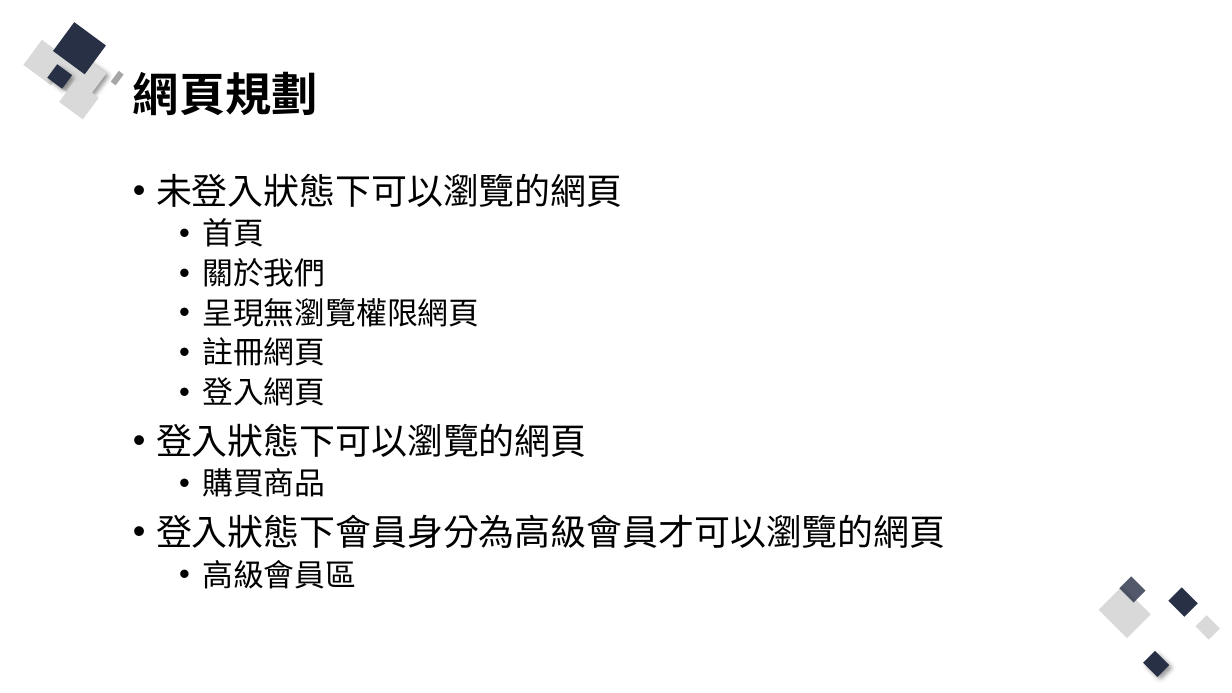
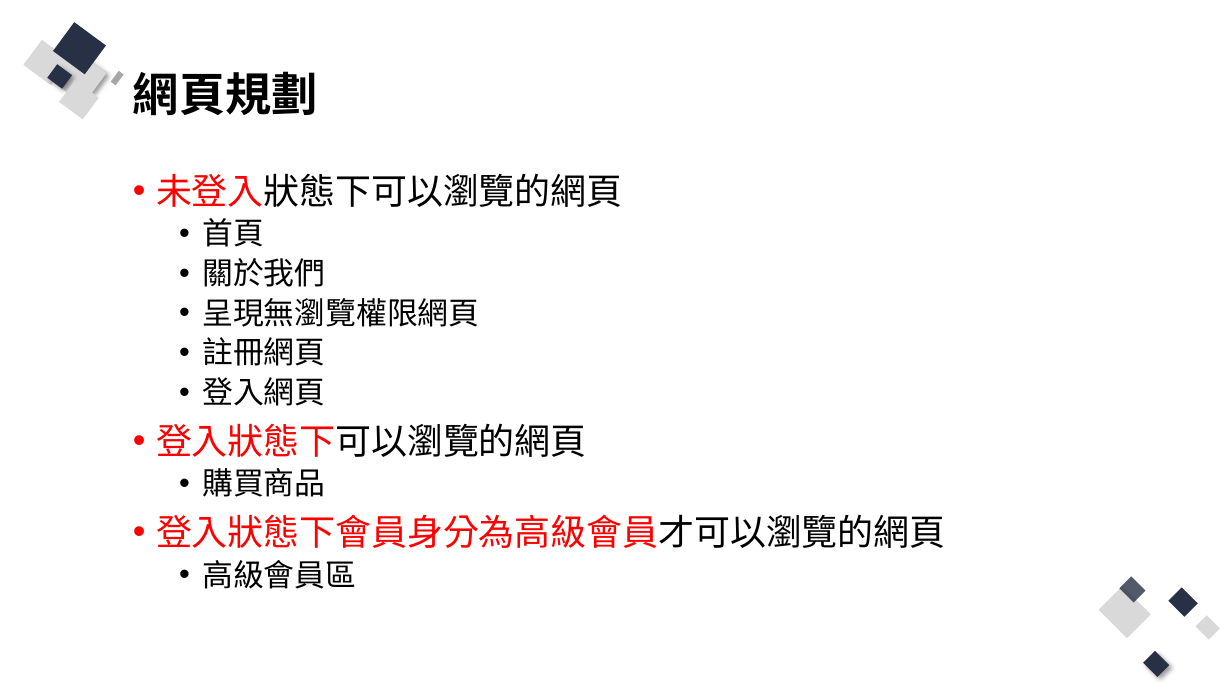
Before and after one commit to Q81JIAXIONG/-, a slide deck: slide 4 of 投影片/4.實作-帳號註冊、登入網頁.pptx. Drawn at 1232x693 pixels with LibreOffice and Linux fonts; fonts in the diff are those of the drawing. Boxes give left, top, right and bottom in pixels: in the first picture for what was removed or moved away, otherwise in the second. Text is boxed around its words. In the diff, an @@ line names an element or a change of style, - is before the commit and + after.

Commit message:
準備第5周CSS 美化網頁範例

```diff
--- a/投影片/4.實作-帳號註冊、登入網頁.pptx
+++ b/投影片/4.實作-帳號註冊、登入網頁.pptx
@@ text at (x1=156, y1=173, x2=945, y2=548): text colour #000000 to #FF0000 in "未登入狀態下可以瀏覽的網頁", "登入狀態下可以瀏覽的網頁", "登入狀態下會員身分為高級會員才可以瀏覽的網頁" @@
```
Also in this commit, not shown: 6 other slides changed, 1 slide added, 1 slide removed, 13 other files.
